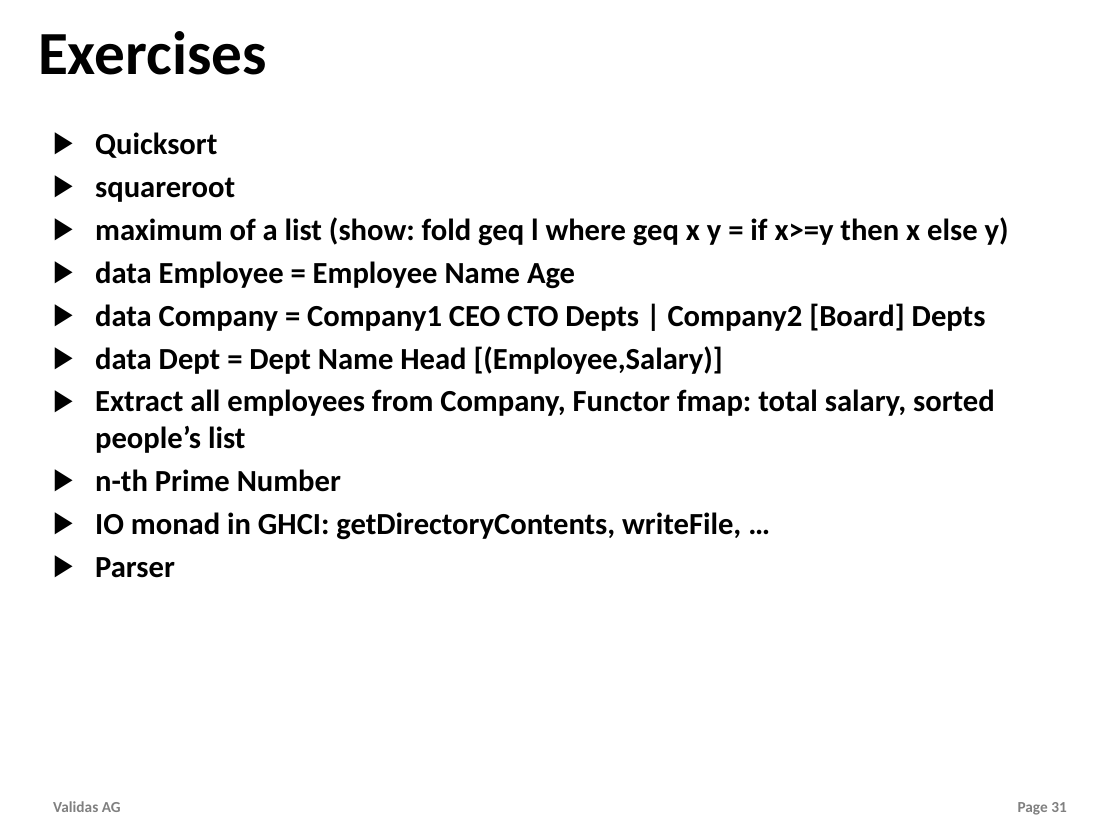
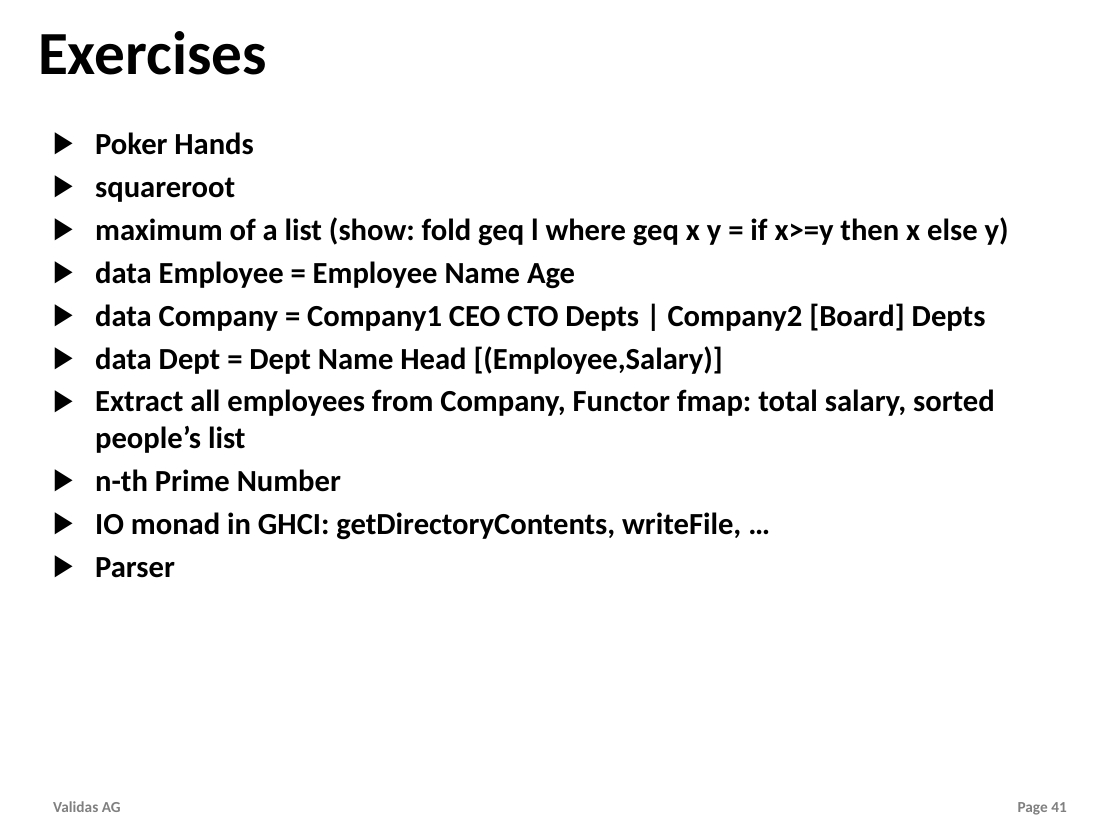
Before and after one commit to theoremprover/tvg, a slide deck: slide 41 of Vortraege/Towards_Haskell.pptx (slide 31 before the commit). Drawn at 1120x840 pixels with LibreOffice and Linux fonts; fonts in the diff are those of the drawing; background and template pictures are left out. Boxes give left, top, right and bottom in pixels: in the first picture for what was removed or moved away, otherwise in the second. Text is boxed around its words. In the diff, an @@ line names an element or a change of style, - is before the commit and + after.

```diff
--- a/Vortraege/Towards_Haskell.pptx
+++ b/Vortraege/Towards_Haskell.pptx
@@ text at box(95, 132, 253, 155): text changed @@
-▶ Quicksort
+▶ Poker Hands
@@ page number at box(1018, 802, 1067, 815): text changed @@
-Page 31
+Page 41
```
Also in this commit, not shown: 11 other slides changed, 12 slides added, 2 slides removed, 1 other file.
